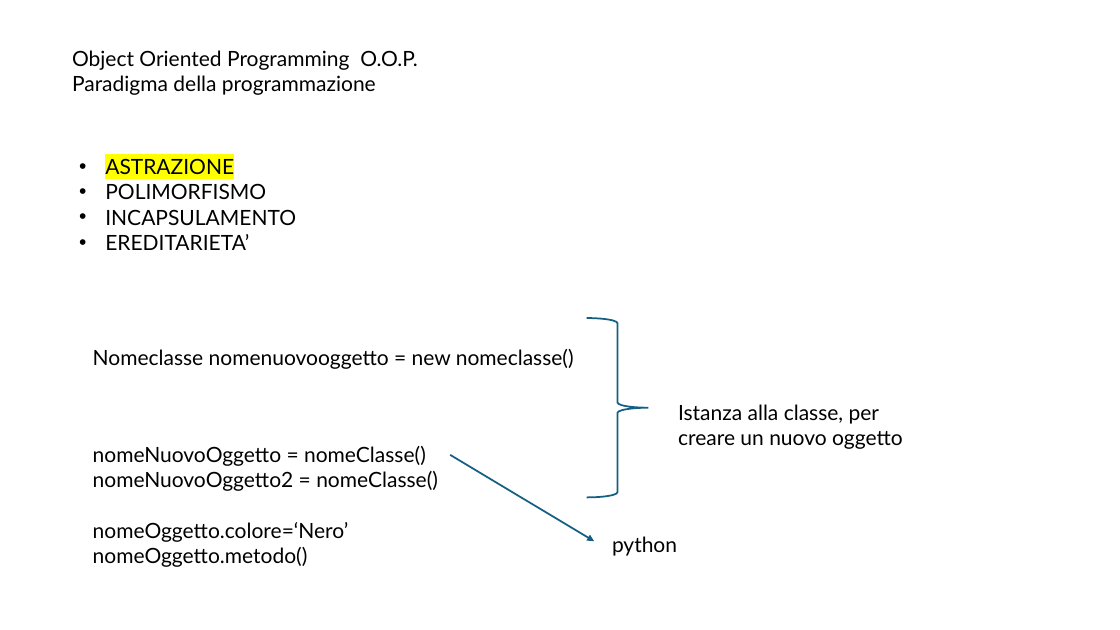
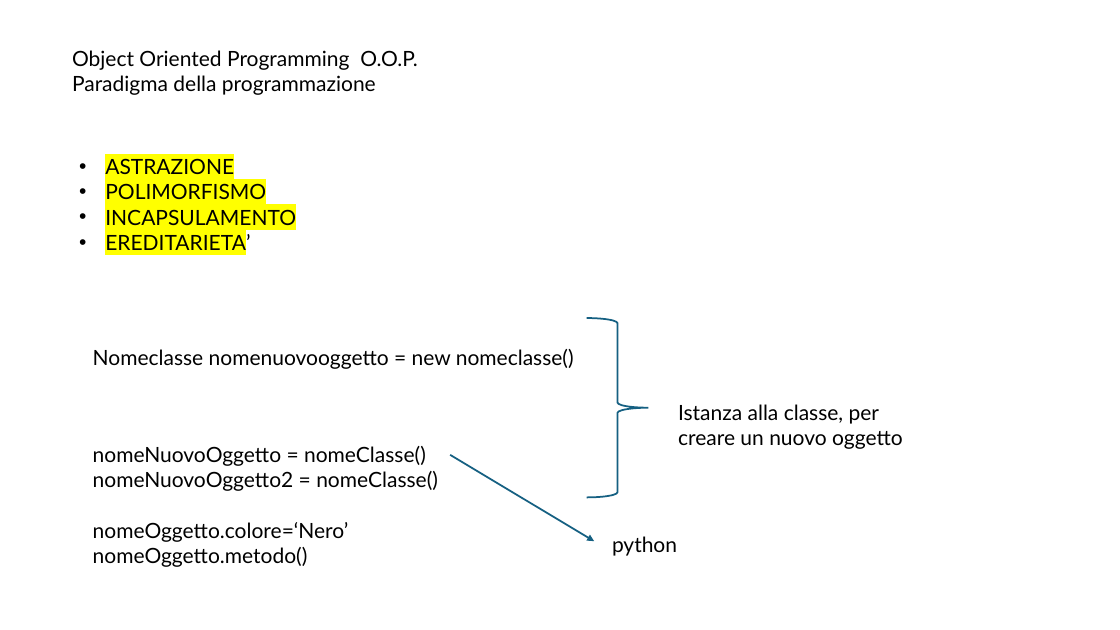
Before and after one commit to mvaleei/Python_09_06_2026, a slide deck: slide 2 of 10_06.pptx. Drawn at 1120x630 pixels with LibreOffice and Linux fonts; fonts in the diff are those of the drawing. Boxes give left, top, right and bottom in pixels: in the first picture for what was removed or moved away, otherwise in the second. Text is boxed around its words. In the diff, an @@ line names an element or a change of style, - is before the commit and + after.

```diff
--- a/10_06.pptx
+++ b/10_06.pptx
@@ text at [105, 183, 296, 255]: highlight none to #FFFF00 in "POLIMORFISMO", "INCAPSULAMENTO", "EREDITARIETA’" @@
```
Also in this commit, not shown: 3 other files.
